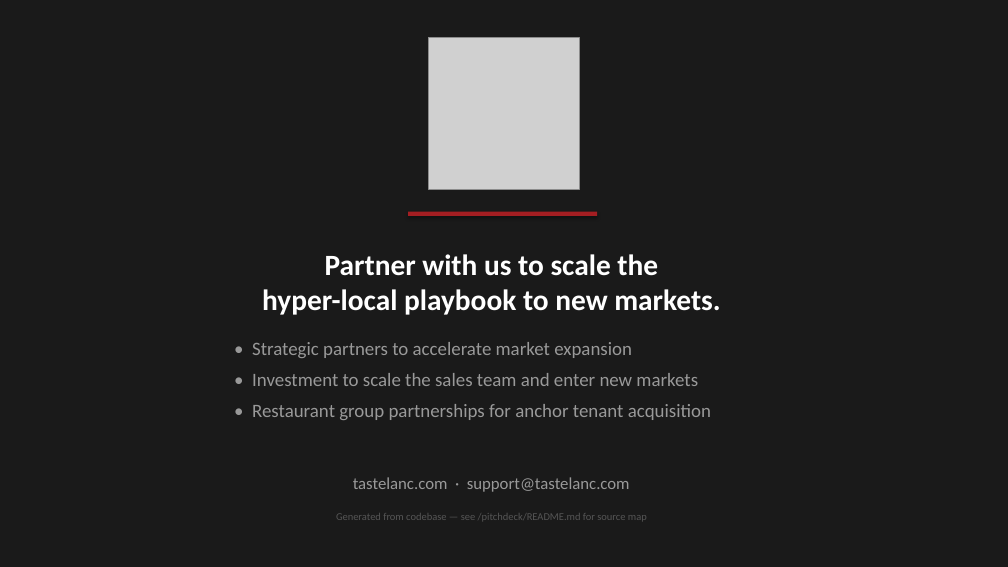
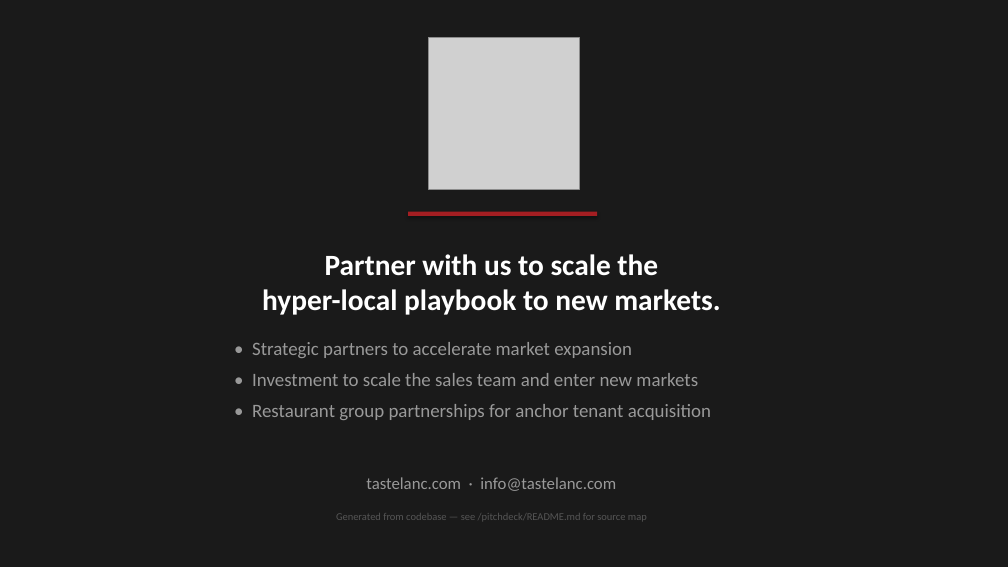
Before and after one commit to leandertoney/tastelanc, a slide deck: slide 14 of pitchdeck/TasteLanc_PitchDeck.pptx. Drawn at 1008x567 pixels with LibreOffice and Linux fonts; fonts in the diff are those of the drawing; grey boxes stand for pictures. Boxes give left, top, right and bottom in pixels: in the first picture for what was removed or moved away, otherwise in the second. Text is boxed around its words. In the diff, an @@ line names an element or a change of style, - is before the commit and + after.

```diff
--- a/pitchdeck/TasteLanc_PitchDeck.pptx
+++ b/pitchdeck/TasteLanc_PitchDeck.pptx
@@ text at box(366, 477, 616, 491): text changed @@
-tastelanc.com · support@tastelanc.com
+tastelanc.com · info@tastelanc.com
```
Also in this commit, not shown: 14 other files.
